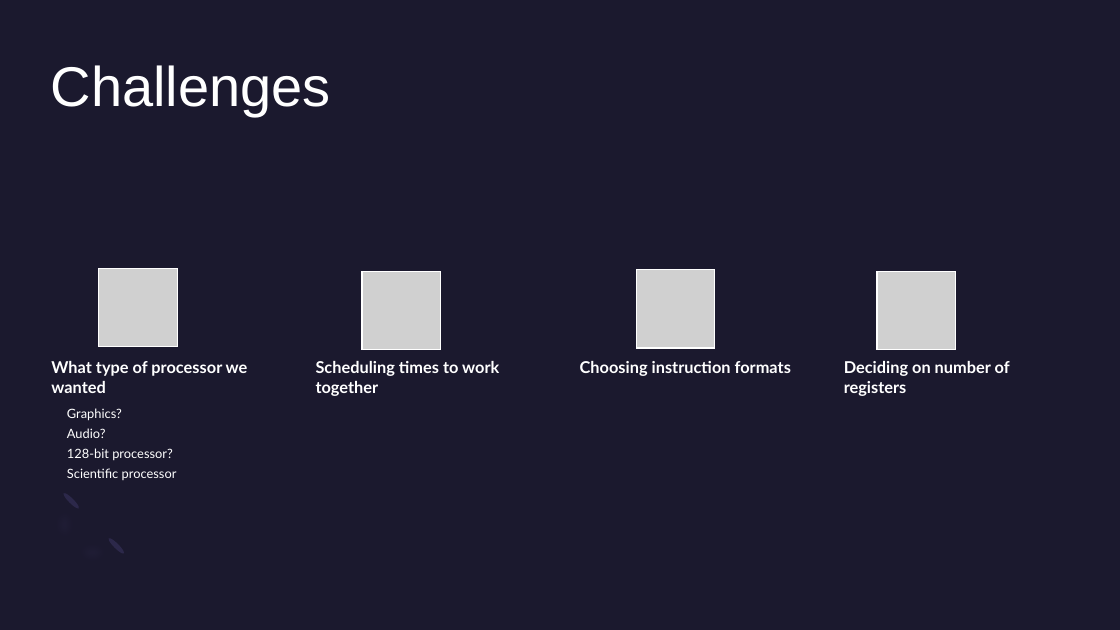
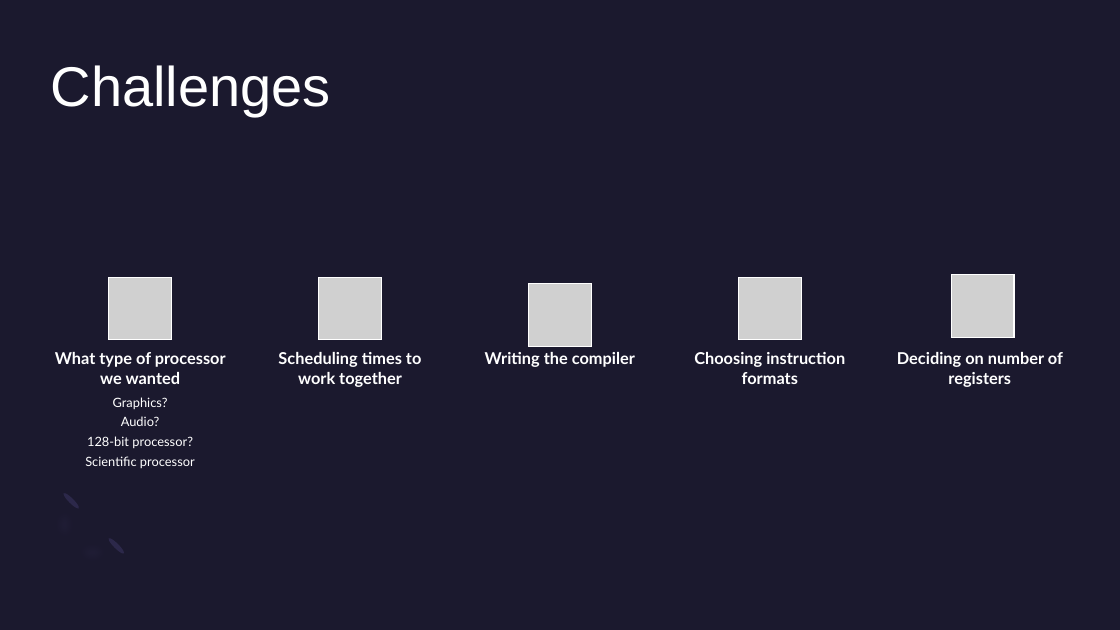
Before and after one commit to Primespark24/MicroProcessorLanguageDesign, a slide deck: slide 6 of Presentation.pptx. Drawn at 1120x630 pixels with LibreOffice and Linux fonts; fonts in the diff are those of the drawing; grey boxes stand for pictures. Boxes give left, top, right and bottom in pixels: in the first picture for what was removed or moved away, otherwise in the second. Text is boxed around its words. In the diff, an @@ line names an element or a change of style, - is before the commit and + after.

Commit message:
Update presentation

```diff
--- a/Presentation.pptx
+++ b/Presentation.pptx
@@ picture: place and size @@
-picture at <box>98,268,177,347</box>
+picture at <box>109,277,171,339</box>
@@ picture removed at <box>362,271,441,350</box> @@
@@ group added at <box>319,277,801,367</box>: 3 pictures, 1 text @@
+Writing the compiler
@@ picture removed at <box>877,271,956,350</box> @@
@@ picture: place and size @@
-picture at <box>636,270,715,349</box>
+picture at <box>952,275,1014,337</box>
@@ text "What type of processor we ...": place and size @@
-text "What type of processor we ..." at <box>51,361,248,393</box>
+text "What type of processor we ..." at <box>55,352,226,384</box>
@@ alignment left to centre in 5 elements at <box>897,352,1063,387</box>, <box>55,352,226,384</box>, <box>85,397,195,468</box>, <box>694,352,845,384</box>, <box>278,352,421,387</box> @@
@@ text "Scheduling times to work together": place and size @@
-text "Scheduling times to work together" at <box>316,361,499,396</box>
+text "Scheduling times to work together" at <box>278,352,421,387</box>
@@ text "Choosing instruction formats": place and size @@
-text "Choosing instruction formats" at <box>580,361,791,376</box>
+text "Choosing instruction formats" at <box>694,352,845,384</box>
@@ text "Deciding on number of registers": place and size @@
-text "Deciding on number of registers" at <box>844,361,1010,396</box>
+text "Deciding on number of registers" at <box>897,352,1063,387</box>
@@ text "Graphics?": place and size @@
-text "Graphics?" at <box>67,408,177,480</box>
+text "Graphics?" at <box>85,397,195,468</box>
```
